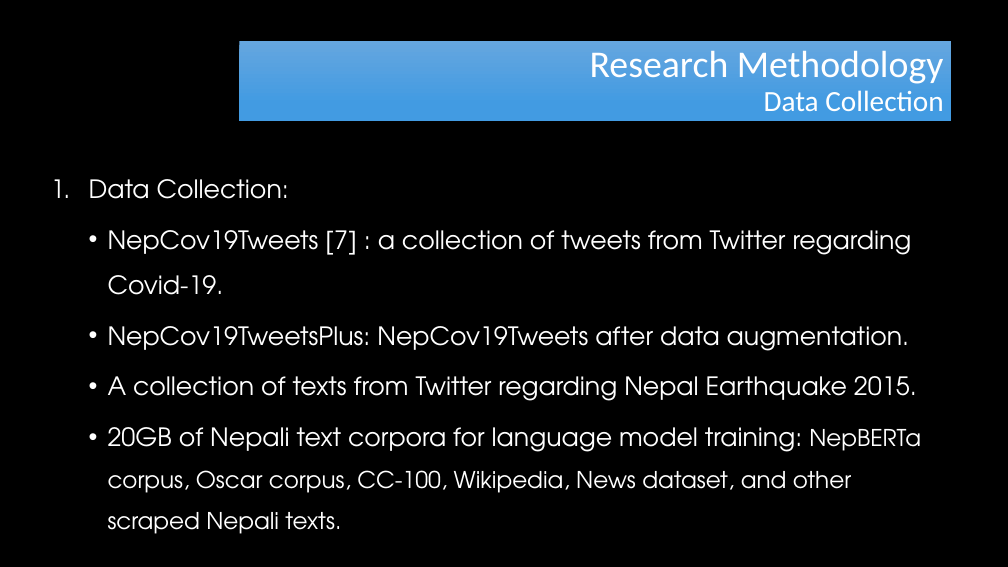
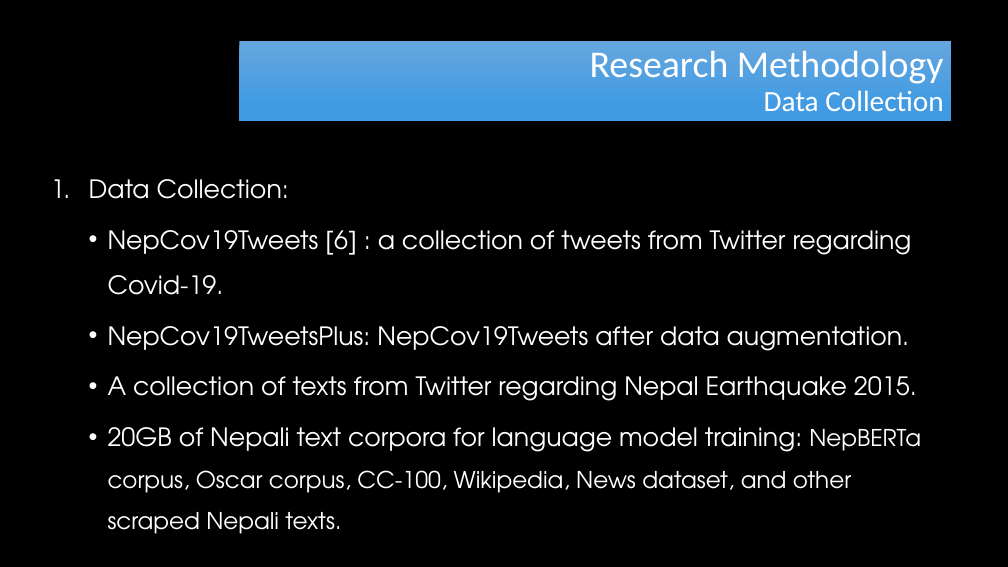
Before and after one commit to RayGone/Thesis, a slide deck: slide 17 of Main Thesis/Thesis Defense Presentation.pptx. Drawn at 1008x567 pixels with LibreOffice and Linux fonts; fonts in the diff are those of the drawing; background and template pictures are left out. Boxes give left, top, right and bottom in pixels: in the first picture for what was removed or moved away, otherwise in the second. Text is boxed around its words. In the diff, an @@ line names an element or a change of style, - is before the commit and + after.

```diff
--- a/Main Thesis/Thesis Defense Presentation.pptx
+++ b/Main Thesis/Thesis Defense Presentation.pptx
@@ text at [108,230,912,295]: text changed @@
-  • NepCov19Tweets [7] : a collection of tweets from Twitter regarding Covid-19.
+  • NepCov19Tweets [6] : a collection of tweets from Twitter regarding Covid-19.
```
Also in this commit, not shown: 16 other slides changed, 3 slides added, 2 other files.
